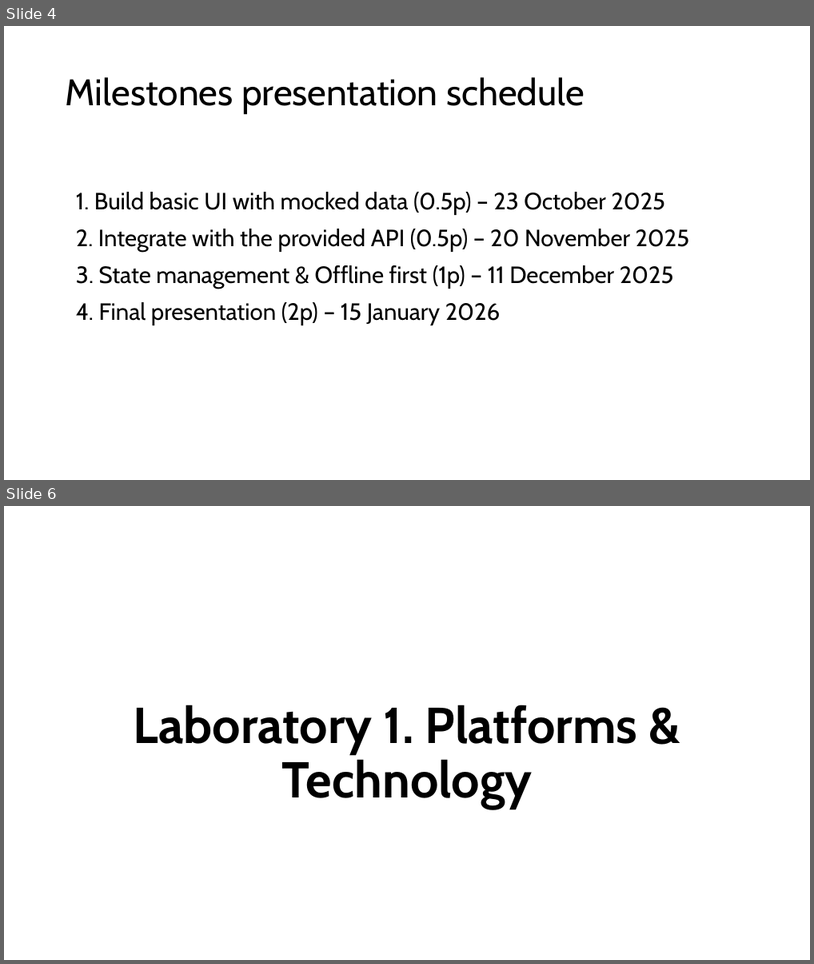
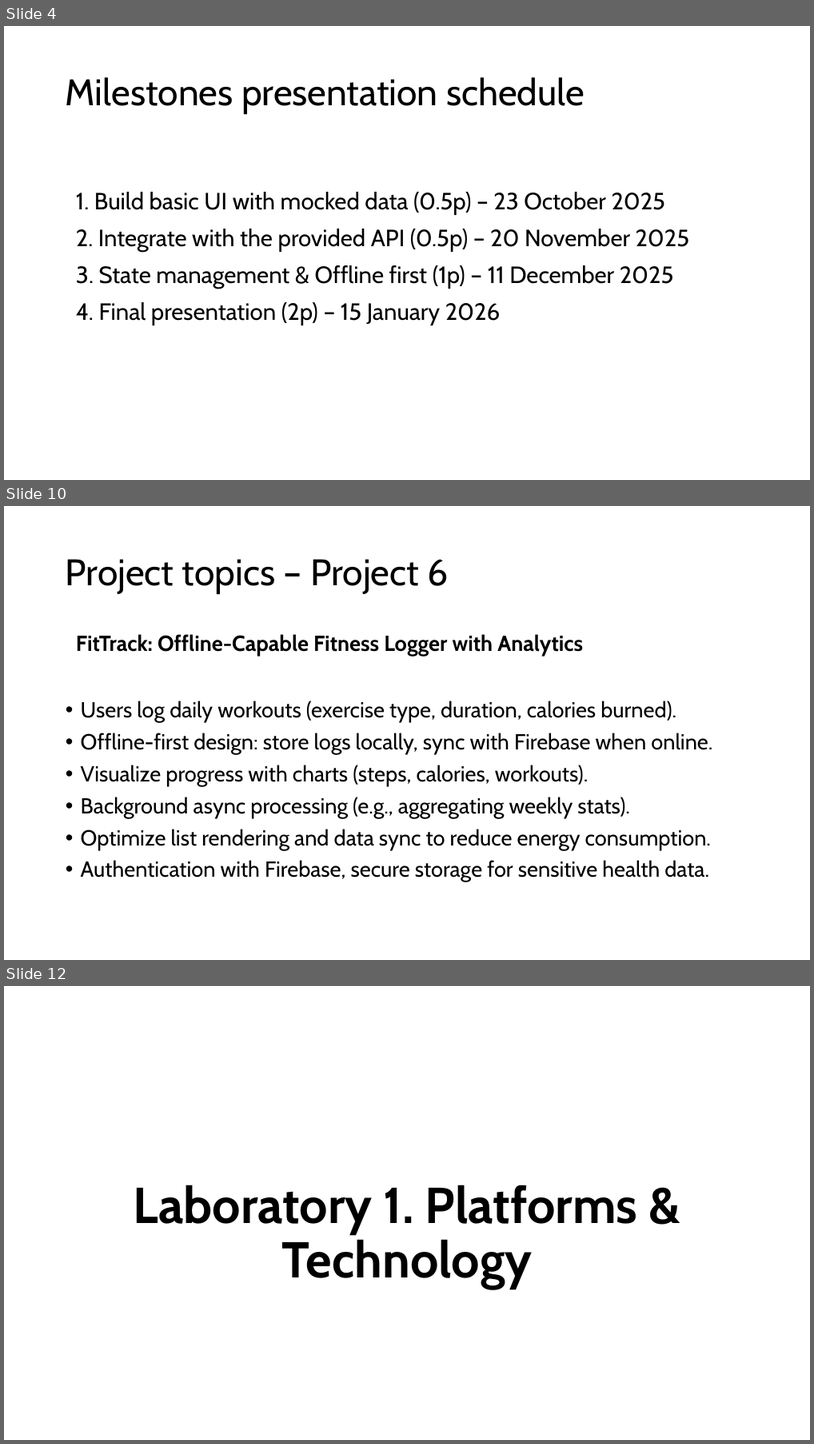
Before and after one commit to rusudinu/mobile-and-embedded-computing, a slide deck: w1/l1/Mobile-and-Embedded-Computing-Lab1.pptx. Shown one above the other, each under a label of ours: slides 4 and 6 before the commit, slides 4, 10 and 12 after it; the slides between them are not shown. The pictures are 814x964 and 814x1444 pixels, drawn with LibreOffice and Linux fonts; fonts in the diff are those of the drawing; background and template pictures are left out. Boxes give left, top, right and bottom in pixels: in the first picture for what was removed or moved away, otherwise in the second. Text is boxed around its words. In the diff, an @@ line names an element or a change of style, - is before the commit and + after.

```diff
--- a/w1/l1/Mobile-and-Embedded-Computing-Lab1.pptx
+++ b/w1/l1/Mobile-and-Embedded-Computing-Lab1.pptx
@@ slide 10 added at [4,506,810,960], background #FFFFFF @@
@@ title added at [66,559,448,594], 44 pt, text #000000 @@
+Project topics – Project 6
@@ text added at [76,634,713,882], 25.9 pt, text #000000 @@
+FitTrack: Offline-Capable Fitness Logger with Analytics
+• Users log daily workouts (exercise type, duration, calories burned).
+• Offline-first design: store logs locally, sync with Firebase when online.
+• Visualize progress with charts (steps, calories, workouts).
+• Background async processing (e.g., aggregating weekly stats).
+• Optimize list rendering and data sync to reduce energy consumption.
+• Authentication with Firebase, secure storage for sensitive health data.
@@ what was slide 6 is now slide 12 @@
```
Also in this commit, not shown: 2 slides changed, 5 other slides added.
